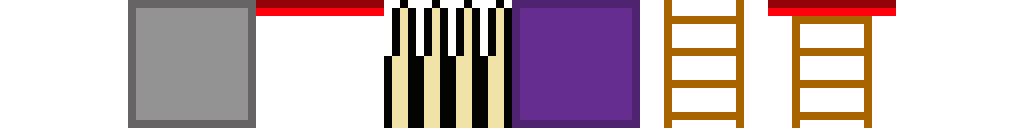
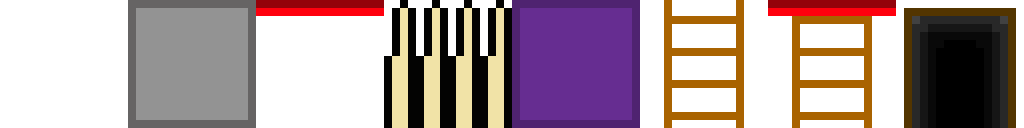
Before/after of a (1024, 128) layered artwork. What changed in the layer stack:
added layer "Layer 2" over (x1=904, y1=8, x2=1016, y2=128)
